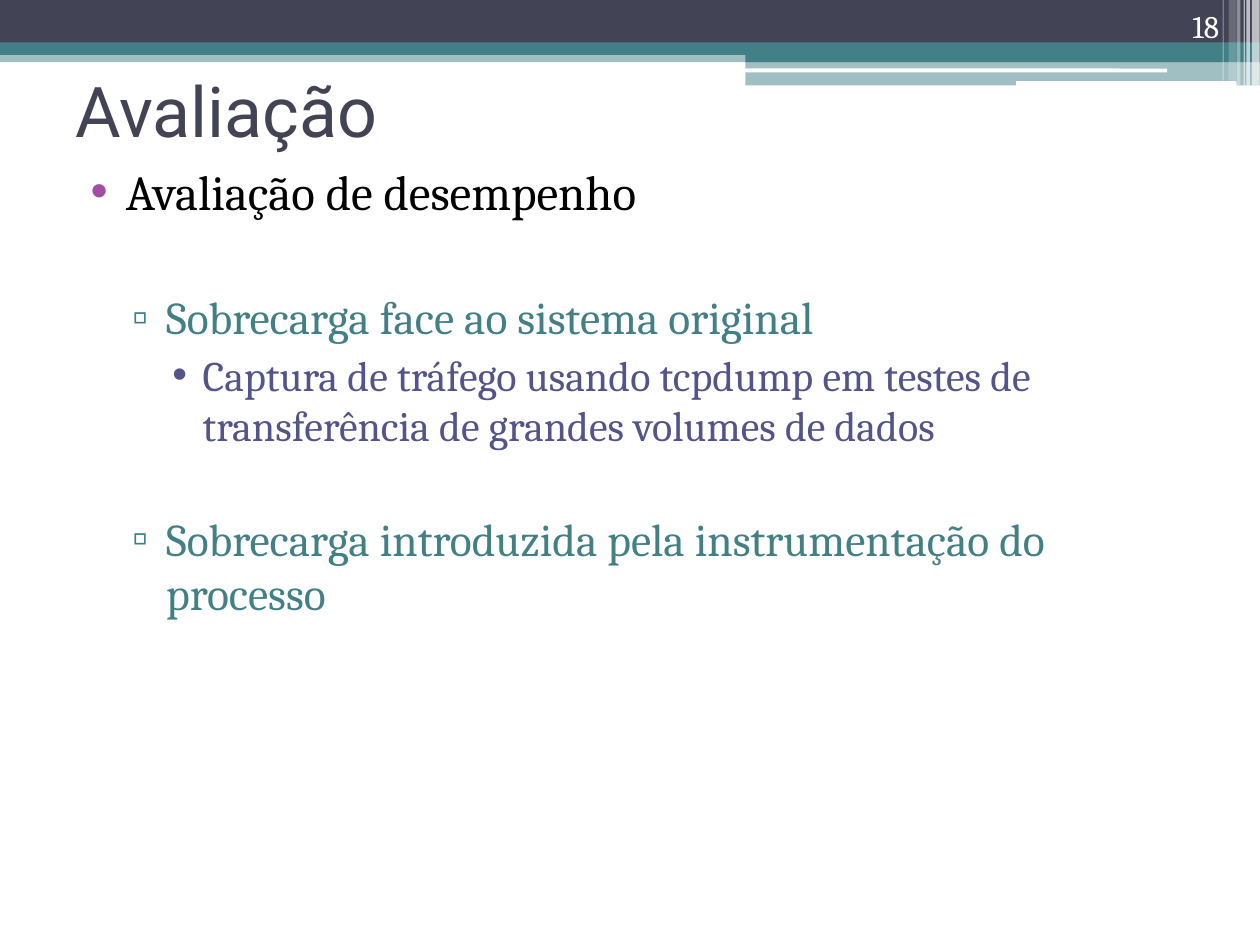
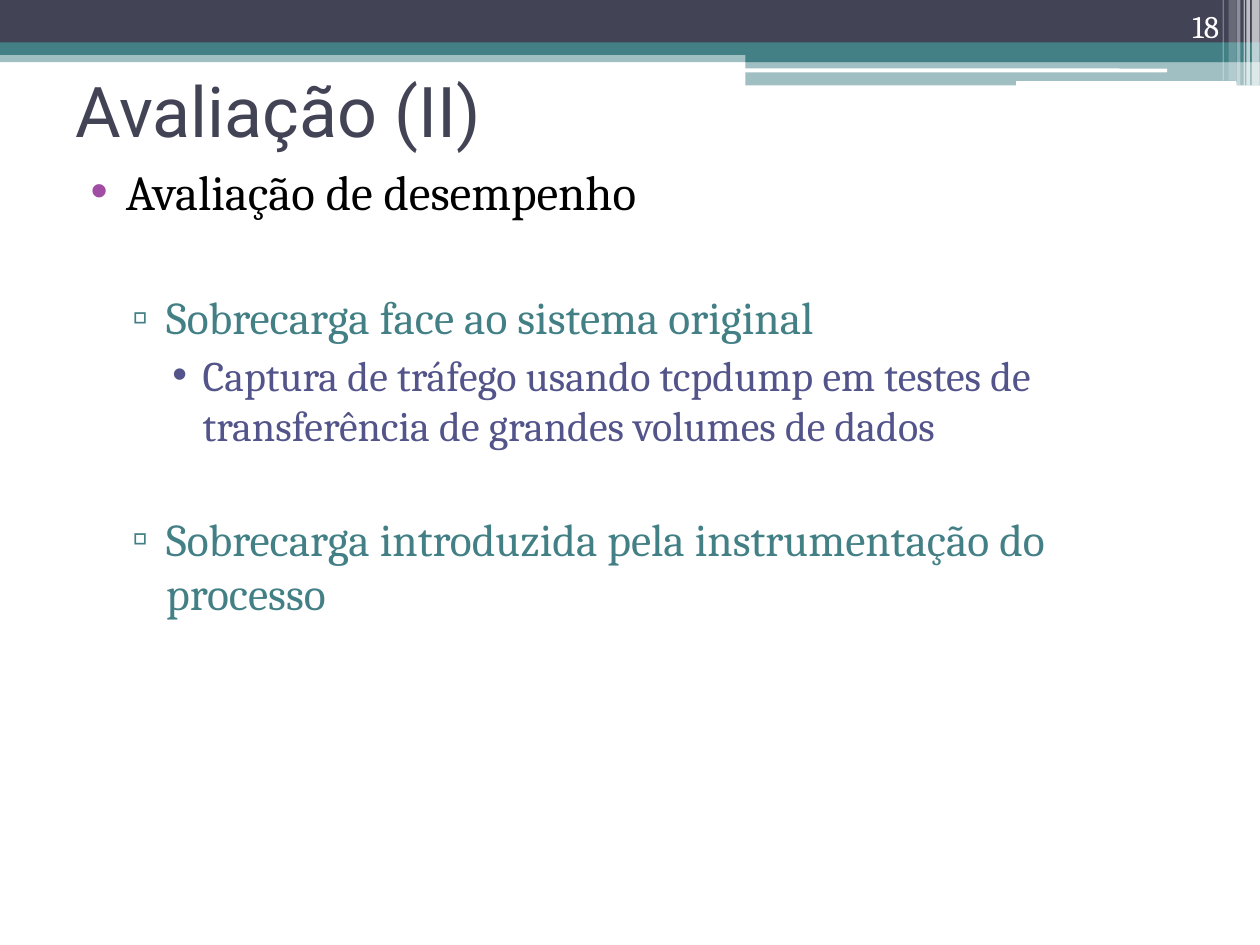
Before and after one commit to nunogmartins/cap_dissertation, a slide deck: slide 18 of doc/apresentacao_dissertacao.pptx. Drawn at 1260x945 pixels with LibreOffice and Linux fonts; fonts in the diff are those of the drawing. Boxes give left, top, right and bottom in pixels: in the first picture for what was removed or moved away, otherwise in the second. Text is boxed around its words. In the diff, an @@ line names an element or a change of style, - is before the commit and + after.

```diff
--- a/doc/apresentacao_dissertacao.pptx
+++ b/doc/apresentacao_dissertacao.pptx
@@ title at (75,81,481,153): text changed @@
-Avaliação
+Avaliação (II)
```
Also in this commit, not shown: 7 other slides changed, 1 slide added, 1 slide removed.
